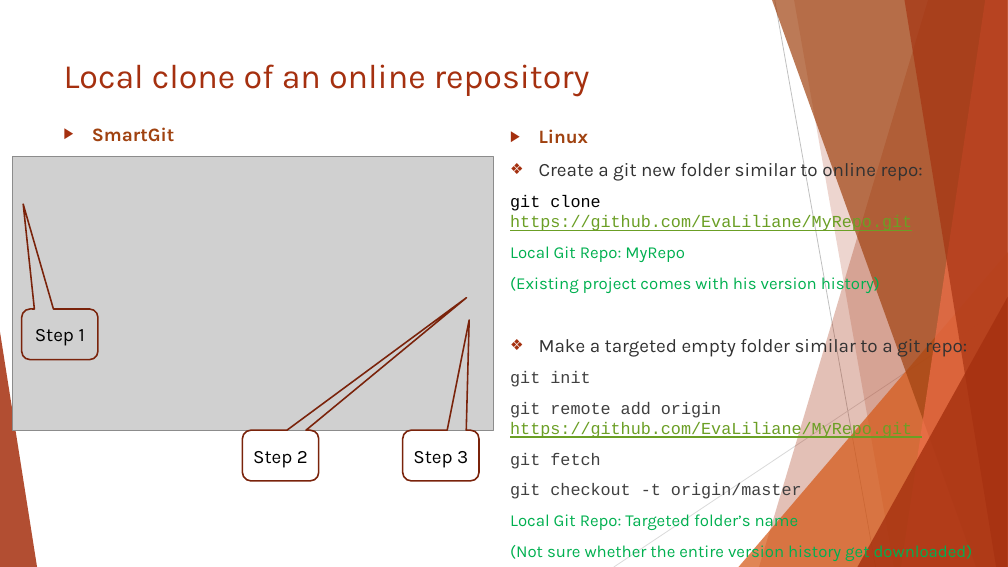
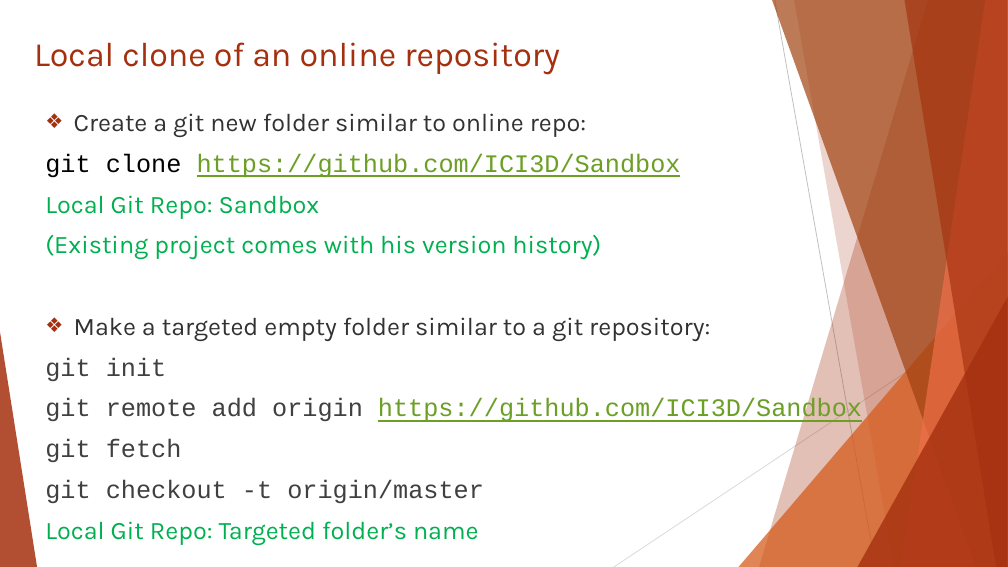
Before and after one commit to ICI3D/Sandbox, a slide deck: slide 5 of Appendix for Git-v1.1.pptx. Drawn at 1008x567 pixels with LibreOffice and Linux fonts; fonts in the diff are those of the drawing; grey boxes stand for pictures. Boxes give left, top, right and bottom in pixels: in the first picture for what was removed or moved away, otherwise in the second. Text is boxed around its words. In the diff, an @@ line names an element or a change of style, - is before the commit and + after.

```diff
--- a/Appendix for Git-v1.1.pptx
+++ b/Appendix for Git-v1.1.pptx
@@ title "Local clone of an online ...": place and size @@
-title "Local clone of an online ..." at [64,64,590,96]
+title "Local clone of an online ..." at [34,42,560,75]
@@ text "Create a git new folder ...": place and size @@
-text "Create a git new folder ..." at [510,129,973,562]
+text "Create a git new folder ..." at [45,113,862,545]
@@ text at [45,113,601,545]: size 18 to 24 pt in "Create a git new folder similar to ..."; size 16 to 24 pt in "(Existing project comes with his version history)", "git init", "git fetch", "git checkout -t origin/master" and 1 more places @@
@@ text removed at [92,127,174,142] @@
-▶ SmartGit
@@ text at [539,129,589,143]: paragraph removed @@
-▶ Linux
@@ picture removed at [12,157,493,431] @@
@@ text at [45,153,681,219]: text changed; size 16 to 24 pt @@
-git clone https://github.com/EvaLiliane/MyRepo.git
-Local Git Repo: MyRepo
+git clone https://github.com/ICI3D/Sandbox
+Local Git Repo: Sandbox
@@ rounded speech box removed at [22,309,98,360] @@
-Step 1
@@ text at [74,317,710,341]: text changed; size 18 to 24 pt @@
-❖ Make a targeted empty folder similar to a git repo:
+❖ Make a targeted empty folder similar to a git repository:
@@ text at [45,398,862,425]: text changed; size 16 to 24 pt @@
-git remote add origin https://github.com/EvaLiliane/MyRepo.git
+git remote add origin https://github.com/ICI3D/Sandbox
@@ rounded speech box removed at [243,430,319,481] @@
-Step 2
@@ rounded speech box removed at [403,430,479,481] @@
-Step 3
@@ text at [510,542,973,562]: paragraph removed @@
-(Not sure whether the entire version history get downloaded)
```
Also in this commit, not shown: 3 other slides changed, 2 slides added, 4 slides removed, 1 other file.
